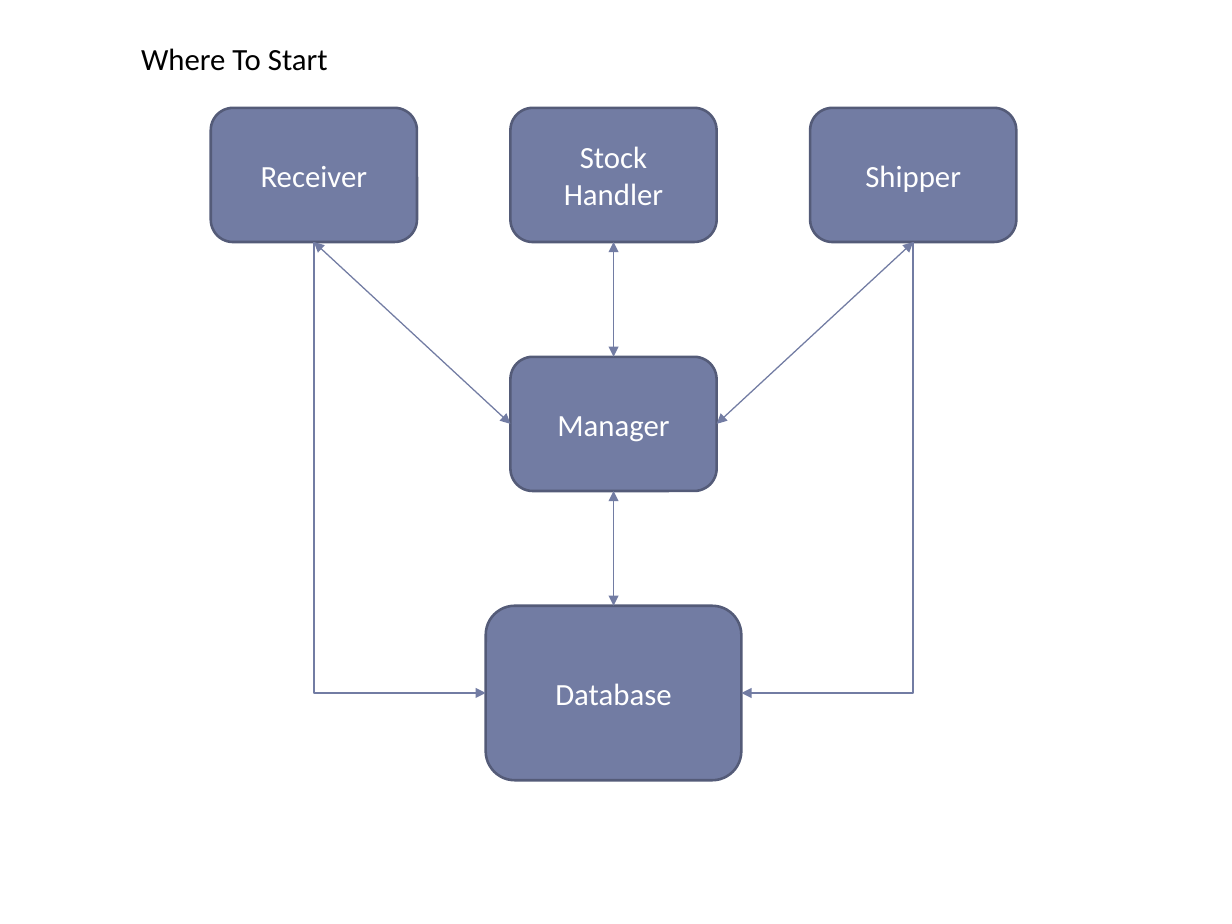
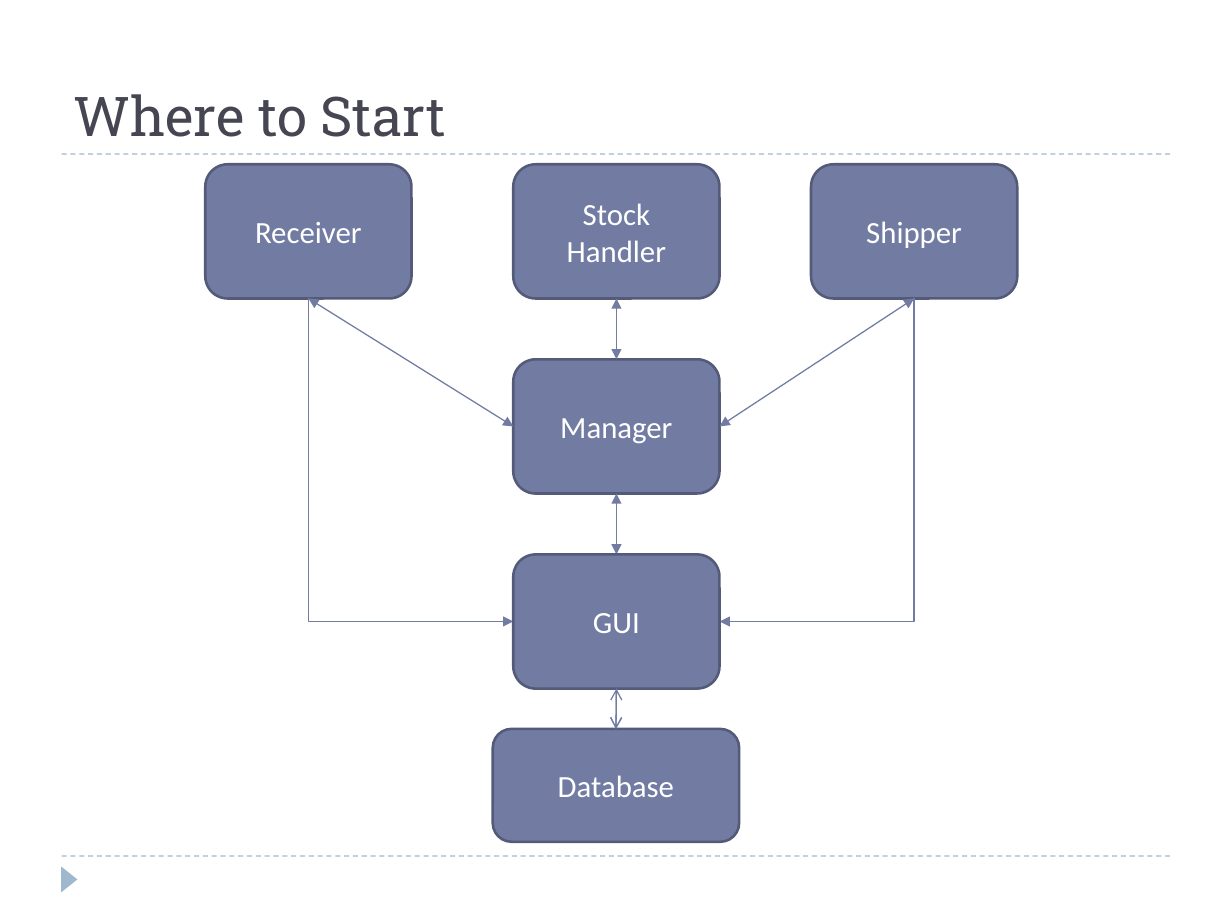
Before and after one commit to mtriff/cmpt370-warehouse, a slide deck: slide 6 of docs/presentation-proposal/group02-proposalPresentation-warehouse.pptx. Drawn at 1232x924 pixels with LibreOffice and Linux fonts; fonts in the diff are those of the drawing. Boxes give left, top, right and bottom in pixels: in the first picture for what was removed or moved away, otherwise in the second. Text is boxed around its words. In the diff, an @@ line names an element or a change of style, - is before the commit and + after.

```diff
--- a/docs/presentation-proposal/group02-proposalPresentation-warehouse.pptx
+++ b/docs/presentation-proposal/group02-proposalPresentation-warehouse.pptx
@@ title "Where to Start" at box(74, 94, 446, 137): vertical alignment top to bottom @@
@@ title at box(74, 94, 446, 137): text changed; size 18 to 32 pt; font Calibri to Roboto Slab; text colour #000000 to #464653 @@
-Where To Start
+Where to Start
@@ line added from (62, 154) to (1170, 154), #9FB8CD 0.75 pt dashed @@
@@ rounded rectangle "Receiver": place and size @@
-rounded rectangle "Receiver" at box(211, 108, 416, 243)
+rounded rectangle "Receiver" at box(206, 164, 411, 298)
@@ rounded rectangle "Stock Handler": place and size @@
-rounded rectangle "Stock Handler" at box(510, 108, 716, 243)
+rounded rectangle "Stock Handler" at box(514, 164, 719, 298)
@@ rounded rectangle "Shipper": place and size @@
-rounded rectangle "Shipper" at box(811, 108, 1016, 243)
+rounded rectangle "Shipper" at box(811, 164, 1016, 298)
@@ double arrow moved from (314, 241) - (510, 424) to (308, 298) - (514, 426) @@
@@ elbow arrow moved from (314, 241) - (485, 694) to (308, 298) - (514, 621) @@
@@ double arrow moved from (614, 241) - (614, 357) to (616, 298) - (616, 360) @@
@@ double arrow moved from (913, 241) - (717, 424) to (914, 298) - (719, 426) @@
@@ elbow arrow moved from (913, 241) - (742, 694) to (914, 298) - (719, 621) @@
@@ rounded rectangle "Manager": place and size @@
-rounded rectangle "Manager" at box(510, 357, 716, 492)
+rounded rectangle "Manager" at box(514, 360, 719, 494)
@@ double arrow moved from (614, 492) - (614, 606) to (616, 494) - (616, 554) @@
@@ rounded rectangle added at box(514, 554, 719, 689), fill #727CA3, outline #545C79 1.5 pt, 18 pt, text #FFFFFF @@
+GUI
@@ arrow added from (616, 689) to (616, 729), #727CA3 0.75 pt @@
@@ double arrow added from (616, 689) to (616, 729), #727CA3 0.75 pt @@
@@ rounded rectangle "Database": place and size @@
-rounded rectangle "Database" at box(485, 606, 740, 781)
+rounded rectangle "Database" at box(493, 729, 739, 843)
@@ line added from (62, 856) to (1170, 856), #9FB8CD 0.75 pt dashed @@
@@ triangle added at box(62, 866, 78, 892), fill #9FB8CD @@
```
Also in this commit, not shown: 3 other slides changed, 3 slides added, 5 slides removed.
